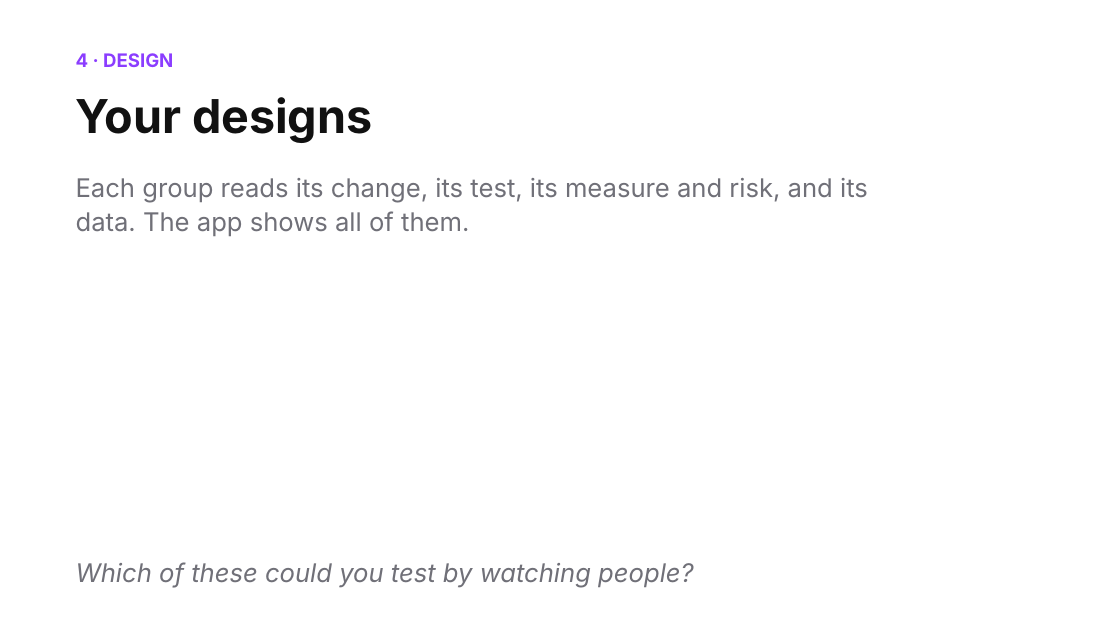
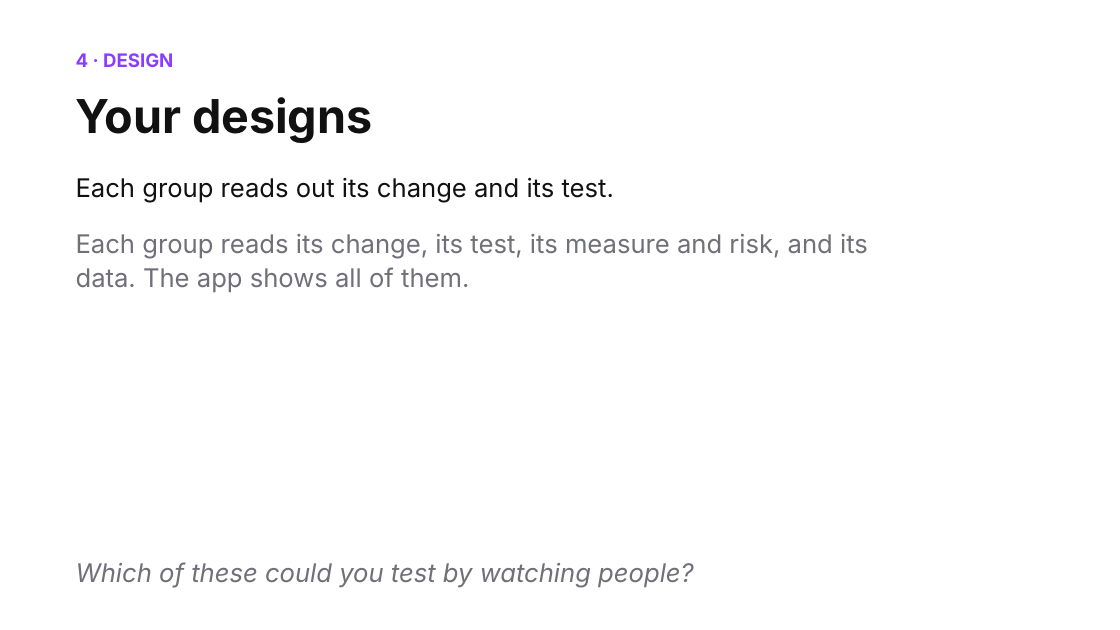
Before and after one commit to shubham3-ucb/cs294-pl, a slide deck: slide 16 of slides/thursday_app.pptx. Drawn at 1120x630 pixels with LibreOffice and Linux fonts; fonts in the diff are those of the drawing. Boxes give left, top, right and bottom in pixels: in the first picture for what was removed or moved away, otherwise in the second. Text is boxed around its words. In the diff, an @@ line names an element or a change of style, - is before the commit and + after.

```diff
--- a/slides/thursday_app.pptx
+++ b/slides/thursday_app.pptx
@@ text added at <box>76,177,614,203</box>, 22 pt, text #111111 @@
+Each group reads out its change and its test.
@@ text "Each group reads its change, ...": place and size @@
-text "Each group reads its change, ..." at <box>76,178,868,236</box>
+text "Each group reads its change, ..." at <box>76,234,868,292</box>
```
Also in this commit, not shown: 6 other slides changed, 13 other files.
